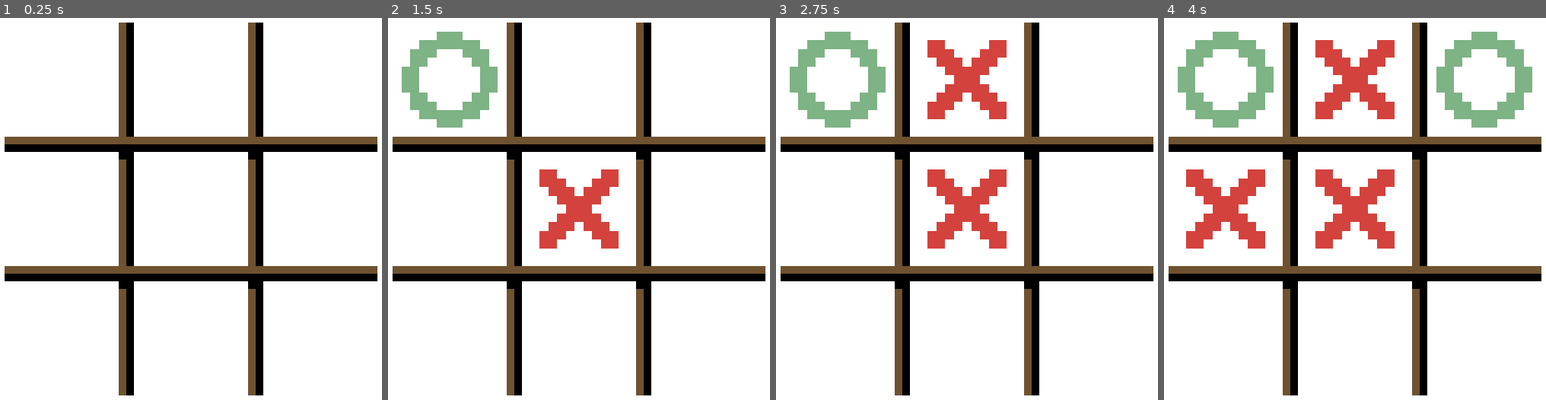
Above: before the commit, frames 1-4 (left to right).
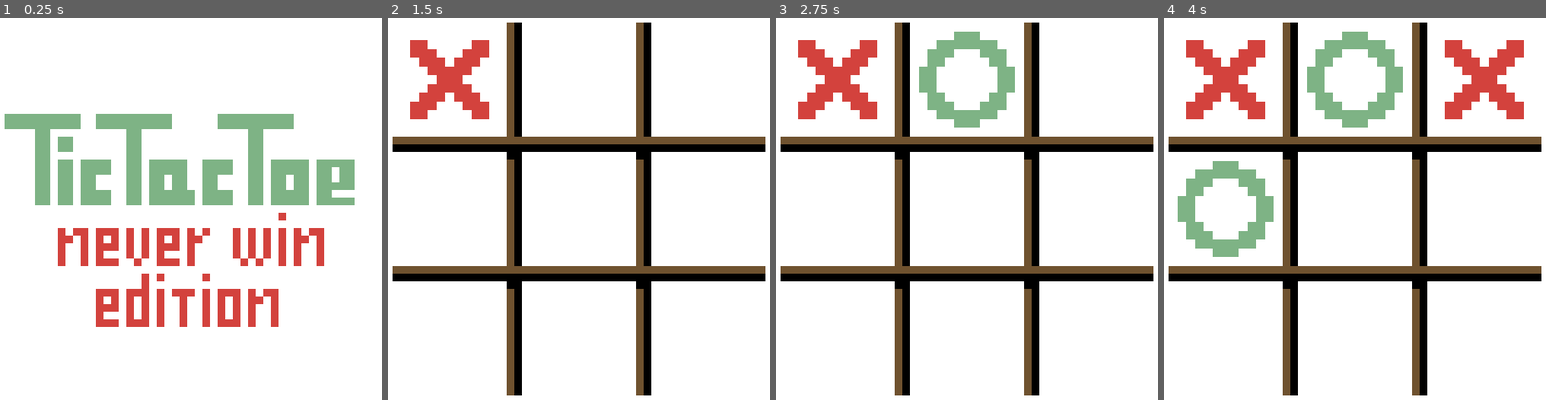
Above: after the commit, the same moments.

Repository: atudomain/tic-tac-toe-godot
Game: Godot game, scene res://Game.tscn
The game is run twice, just before and just after one commit, with the same random seed, the same clock (stepped at 60 frames per second) and the same inputs.
Inputs (mouse positions are in pixels of both pictures, inside the frame that each line leads up to):
- Up to frame 1 (0.25 s): no input
- Up to frame 2 (1.5 s): click (579, 209) at 0.52 s; click (449, 79) at 1.25 s
- Up to frame 3 (2.75 s): click (967, 79) at 2 s
- Up to frame 4 (4 s): click (1484, 79) at 2.75 s; click (1225, 209) at 3.5 s

The runs differ from the first frame. In frame 1, 28% of the frame differs, in the area x 1-99%, y 1-99%; in frame 2, 6.4%; in frame 3, 10%; in frame 4, 19%.
Error before the commit: Invalid get index '1' (on base: 'PoolStringArray'). (res://Game.gd:78)
Error after the commit: Invalid get index '1' (on base: 'PoolStringArray'). (res://Game.gd:91)

Commit message:
Fix button press in queue

Diff:
--- a/Game.gd
+++ b/Game.gd
@@ -18,25 +18,36 @@
 	1: preload("res://assets/13GreenCircleBackground.png")
 }
 
-func _process(delta):
-	if Input.is_action_just_released("mouse_button_left"):
+func _input(event):
+	if event.is_action_released("mouse_button_left"):
 		emit_signal("mouse_button_left_released")
-	if $GameState.current_player == 0:
-		if Input.is_action_pressed("mouse_button_left"):
+		print("BUTTON_RELEASED")
+		if get_node_or_null("CanvasLayer"):
+			$CanvasLayer.queue_free()
+		if $GameState.current_player == 0:
 			reset()
+
+func disable_buttons():
+	for button_row in buttons:
+		for button in button_row:
+			button.disabled = true
+
+func enable_buttons():
+	for button_row in buttons:
+		for button in button_row:
+			button.disabled = false
 
 func _ready():
 	reset()
 
 func reset():
-	if $GameState.current_player == 0:
-		yield(self, "mouse_button_left_released")
 	$GameState.reset()
 	randomize()
 	var percent = randf()
 	if percent < 0.5:
 		move_ai()
 	present_board()
+	enable_buttons()
 
 func move_player(coordinate_x, coordinate_y):
 	if $GameState.board[coordinate_x][coordinate_y] != 0:
@@ -54,10 +65,12 @@
 	var player = $GameState.current_player
 	if $GameState.is_draw():
 		print("THE GAME IS DRAW")
+		disable_buttons()
 		$GameState.current_player = 0
 		return
 	if $GameState.is_win():
 		print("THE WINNER IS " + str(player))
+		disable_buttons()
 		$GameState.current_player = 0
 		return
 	var board_representation: PoolStringArray = []
@@ -81,9 +94,11 @@
 	$GameState.current_player = -player
 	if $GameState.is_win():
 		print("THE WINNER IS " + str(player))
+		disable_buttons()
 		$GameState.current_player = 0
 	if $GameState.is_draw():
 		print("THE GAME IS DRAW")
+		disable_buttons()
 		$GameState.current_player = 0
 	present_board()
 
--- a/Game.tscn
+++ b/Game.tscn
@@ -1,9 +1,10 @@
-[gd_scene load_steps=5 format=2]
+[gd_scene load_steps=6 format=2]
 
 [ext_resource path="res://assets/55TacBoardShaded.png" type="Texture" id=1]
 [ext_resource path="res://FieldButton.tscn" type="PackedScene" id=2]
 [ext_resource path="res://Game.gd" type="Script" id=3]
 [ext_resource path="res://GameState.gd" type="Script" id=4]
+[ext_resource path="res://assets/55Startup.png" type="Texture" id=5]
 
 [node name="Game" type="Node2D"]
 script = ExtResource( 3 )
@@ -12,6 +13,26 @@
 margin_right = 550.0
 margin_bottom = 550.0
 texture = ExtResource( 1 )
+expand = true
+__meta__ = {
+"_edit_use_anchors_": false
+}
+
+[node name="CanvasLayer" type="CanvasLayer" parent="."]
+layer = 10
+
+[node name="Button" type="Button" parent="CanvasLayer"]
+margin_right = 550.0
+margin_bottom = 550.0
+__meta__ = {
+"_edit_use_anchors_": false
+}
+
+[node name="TextureRect2" type="TextureRect" parent="CanvasLayer"]
+light_mask = 3
+margin_right = 550.0
+margin_bottom = 550.0
+texture = ExtResource( 5 )
 expand = true
 __meta__ = {
 "_edit_use_anchors_": false
--- a/GameState.gd
+++ b/GameState.gd
@@ -3,6 +3,7 @@
 
 onready var current_player = -1
 onready var win_coordinates = []
+onready var game_ready = false
 
 onready var os = OS.get_name()
 
Binary file added: assets/55Startup.png
Not shown, added: assets/55Startup.png.import
